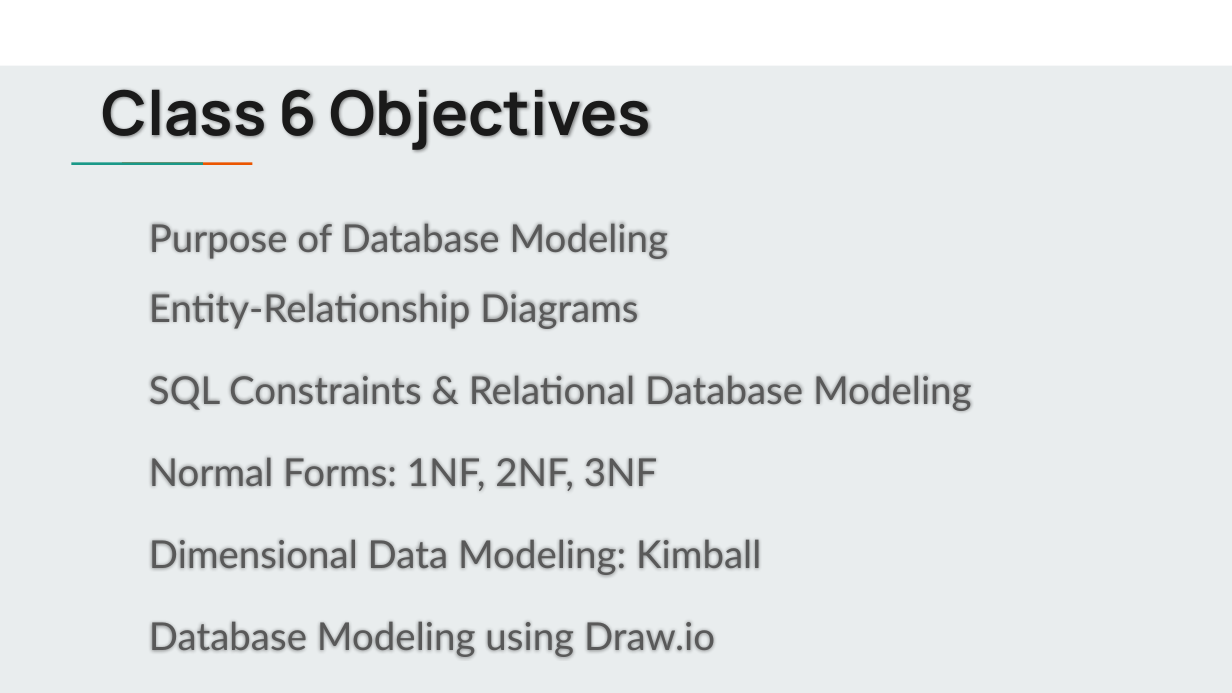
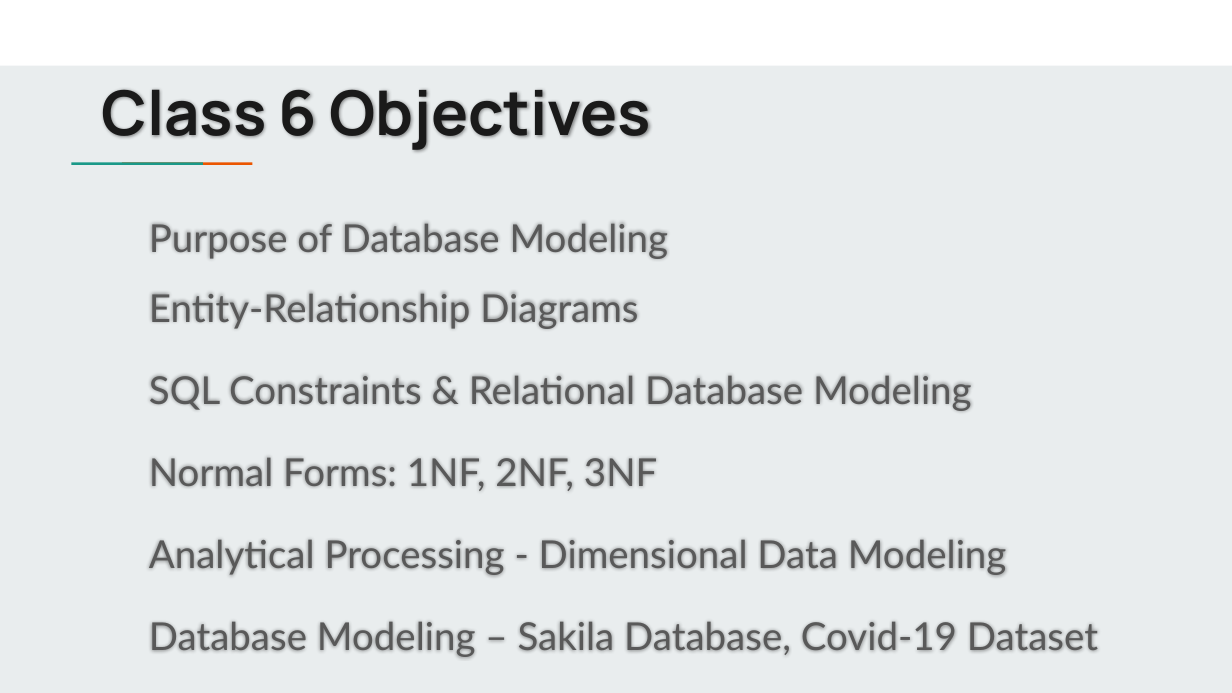
Before and after one commit to jbergmann56/OSDA-DataManipulationAndManagement, a slide deck: slide 3 of Lectures/(6) Structuring & Modeling Data.pptx. Drawn at 1232x693 pixels with LibreOffice and Linux fonts; fonts in the diff are those of the drawing. Boxes give left, top, right and bottom in pixels: in the first picture for what was removed or moved away, otherwise in the second. Text is boxed around its words. In the diff, an @@ line names an element or a change of style, - is before the commit and + after.

```diff
--- a/Lectures/(6) Structuring & Modeling Data.pptx
+++ b/Lectures/(6) Structuring & Modeling Data.pptx
@@ subtitle at (149, 539, 1098, 657): text changed @@
-Dimensional Data Modeling: Kimball
-Database Modeling using Draw.io
+Analytical Processing - Dimensional Data Modeling
+Database Modeling – Sakila Database, Covid-19 Dataset
```
Also in this commit, not shown: 6 other slides changed, 1 slide added, 8 other files.
